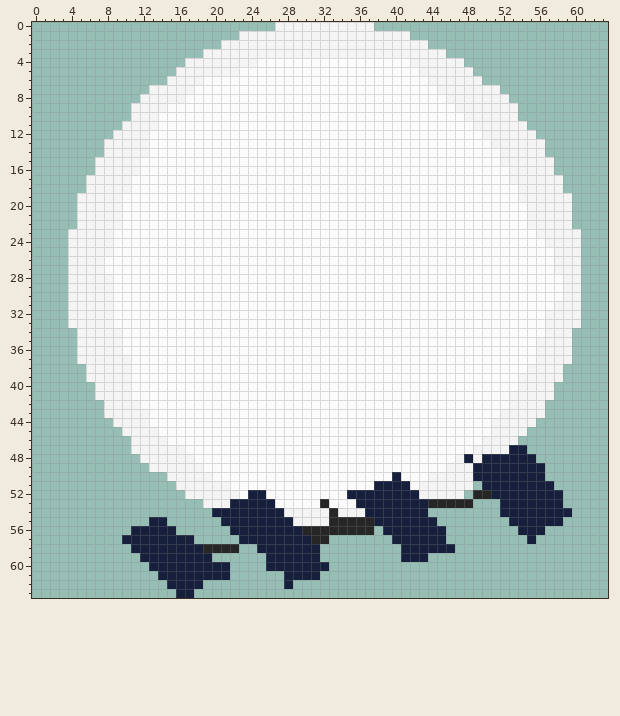
Pixel-art sprite, stored at balloon.png. That is the earlier state.
The file is 192x192 pixels, drawn in blocks of 3x3; one block is one cell here. Colours within 5 levels of each other are drawn and written as one.
And afterwards:
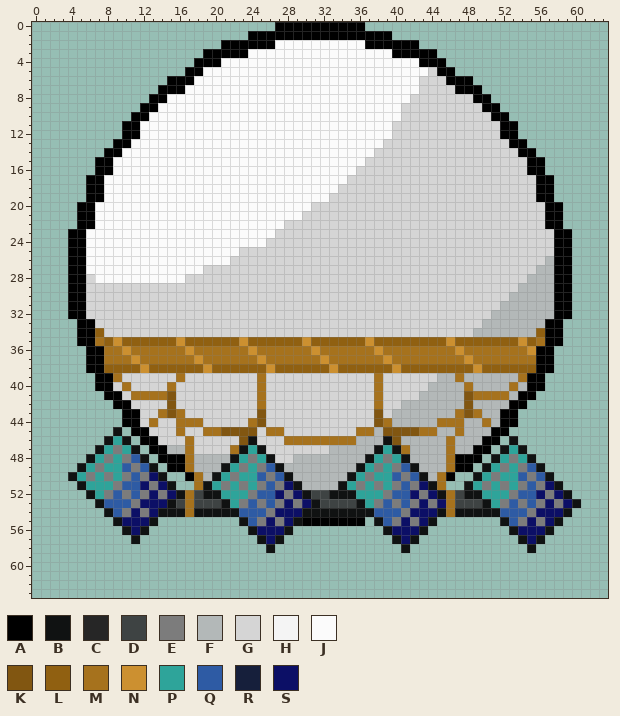
Palette (. is transparent): A #000000  B #101212  C #262626  D #3e4343  E #7c7c7c  F #b3b8b8  G #d5d5d5  H #f4f4f4  J #fbfbfb  K #815611  L #906011  M #a6721d  N #cc9030  P #2ea49a  Q #2e5ba4  R #161f3b  S #0c0f66
Edits made:
Changed rows in their new state; - is an unchanged pixel.
first column x 4:
 0 -----------------------AAAAAAAAAA.-----------------------
 1 -------------------.AAAAAAAAAAAAAAAA..-------------------
 2 -----------------AAAAAAJJJJJJJJJJAAAAAA.-----------------
 3 ---------------AAAAAJJJJJJJJJJJJJJJJAAAAA.---------------
 4 -------------.AAAJJJJ-----------------JAAA..-------------
 5 ------------.AAJJJJ--------------------JGAA..------------
 6 -----------AAAJ------------------------GGGAAA.-----------
 7 ---------.AAAJ-------------------------GGGGAAA..---------
 8 --------.AAJJ-------------------------GGGGGGGAA..--------
 9 -------.AAJ--------------------------GGGGGGGGGAA..-------
10 -------AAJ---------------------------GGGGGGGGGGAA.-------
11 ------AAJJ--------------------------GGGGGGGGGGGGAA.------
12 -----.AAJ---------------------------GGGGGGGGGGGGAA..-----
13 ----.AAJJ--------------------------GGGGGGGGGGGGGGAA..----
14 ----AAJJJ-------------------------GGGGGGGGGGGGGGGGAA.----
15 ---AAJJJ-------------------------GGGGGGGGGGGGGGGGGGAA.---
16 ---AAJJJ------------------------GGGGGGGGGGGGGGGGGGGAA.---
17 --AAJJJ------------------------GGGGGGGGGGGGGGGGGGGGGAA.--
18 --AAJJJ-----------------------GGGGGGGGGGGGGGGGGGGGGGAA.--
19 -.AAJJ-----------------------GGGGGGGGGGGGGGGGGGGGGGGAA..-
20 -AAJJJ---------------------GGGGGGGGGGGGGGGGGGGGGGGGGGAA.-
21 -AAJJJ--------------------GGGGGGGGGGGGGGGGGGGGGGGGGGGAA.-
22 -AAJJJ------------------GGGGGGGGGGGGGGGGGGGGGGGGGGGGGAA.-
23 AAJJJ------------------GGGGGGGGGGGGGGGGGGGGGGGGGGGGGGGAA.
24 AAJJJ-----------------GGGGGGGGGGGGGGGGGGGGGGGGGGGGGGGGAA.
25 AAJJJ--------------GGGGGGGGGGGGGGGGGGGGGGGGGGGGGGGGGGGAA.
26 AAJJ--------------GGGGGGGGGGGGGGGGGGGGGGGGGGGGGGGGGGGFAA.
27 AAJJ-----------GGGGGGGGGGGGGGGGGGGGGGGGGGGGGGGGGGGGGFFAA.
28 AAGJJ--------GGGGGGGGGGGGGGGGGGGGGGGGGGGGGGGGGGGGGGFFFAA.
29 AAGGGGGGGGGGGGGGGGGGGGGGGGGGGGGGGGGGGGGGGGGGGGGGGGFFFFAA.
30 AAGGGGGGGGGGGGGGGGGGGGGGGGGGGGGGGGGGGGGGGGGGGGGGGFFFFFAA.
31 AAGGGGGGGGGGGGGGGGGGGGGGGGGGGGGGGGGGGGGGGGGGGGGGFFFFFFAA.
32 AAGGGGGGGGGGGGGGGGGGGGGGGGGGGGGGGGGGGGGGGGGGGGGFFFFFFFAA.
33 .AAGGGGGGGGGGGGGGGGGGGGGGGGGGGGGGGGGGGGGGGGGGGFFFFFFFAA..
34 -AALGGGGGGGGGGGGGGGGGGGGGGGGGGGGGGGGGGGGGGGGGFFFFFFFLAA.-
35 -AAMLNLLLLLLNLLLLLLNLLLLLLNLLLLLLNLLLLLLLLNLLLLLLLNLMAA.-
36 -.AAMMNMMMMMMNMMMMMMNMMMMMMNMMMMMMNMMMMMMMMNMMMMMMMNAA..-
37 -.AAMMMNMMMMMMNMMMMMMNMMMMMMNMMMMMMNMMMMMMMMNMMMMMMMAA..-
38 --AALLLLNLLLLLLNLLLLLLNLLLLLLNLLLLLLNLLLLLLLLNLLLLLLAA.--
39 --.AAMGGGGGGMGGGGGGGGMGGGGGGGGGGGGMGGGGGGFFMFFFFFFMAA..--
40 ---AAGMGGGGMGGGGGGGGGMGGGGGGGGGGGGMGGGGGFFFFMFFFFMFAA.---
41 ---.AAGMMMMKGGGGGGGGGMGGGGGGGGGGGGMGGGGFFFFFKMMMMFAA..---
42 ----.AAGGGGKGGGGGGGGGMGGGGGGGGGGGGMGGFFFFFFFKFFFFAA..----
43 ----..AAGGMKMGGGGGGGGKGGGGGGGGGGGGKGFFFFFFFMKMFFAA...----
44 -----.AAGMGGMMMGGGGGMKGGGGGGGGGGGGKMFFFFFMMMFFMFAA..-----
45 -----B.AAGGGMGGMMKKKKGMMGGGGGGGGMMFKKKKMMFFMFFFAA..------
46 ----BPB.AAGGGMGGGGGKBGGGMMMMMMMMFFFBKFFFFFMFFFAA.B-------
47 ---BPEPB.AAFFMGGGGMBPBGGGGGGGFFFFFBPBMFFFFMFFAA.BPB------
48 --BPEPEQB.AAAMFFFFBPEPBGGFFFFFFFFBPEPBFFFFMAAA.BPEPB-----
49 -BPEPPQEQB.AAMFFFBPEPEQBFFFFFFFFBPEPEQBFFFMAA.BPEPEQB----
50 BPEPEPEQESB..AMFBPEPPQEQBFFFFFFBPEPPQEQBFMA..BPEPPQEQB---
51 -BPPPEQQSESB..MBPEPEPEQESBFFFFBPEPEPEQESBM..BPEPEPEQESB--
52 --BPEQEQESESBMDBBPPPEQQSESBDDBBBPPPEQQSESBMDBBPPPEQQSESB-
53 ---BQQQESSSBDMDDDBPEQEQESESBDDDDBPEQEQESESMDDDBPEQEQESESB
54 ----BQESESBBBMBBBBBQQQESSSBBBBBBBBQQQESSSBMBBBBBQQQESSSB-
55 -----BSSSB.------..BQESESBAAAAAAA.BQESESB-------BQESESB--
56 ------BSB...------..BSSSB.........-BSSSB..-------BSSSB---
57 ------.B......-----..BSB.....-------BSB...--------BSB----
58 -------............--.B.....---------B.....--------B-----
59 --------........------......---------...-----------------
60 ---------.........----.......----------------------------
61 ----------........------....-----------------------------
62 -----------....---------.--------------------------------
63 ------------..-------------------------------------------
Where, in picture pixels (left, top, right, bottom), the same in both pictures:
changed: (68, 22, 581, 598)
